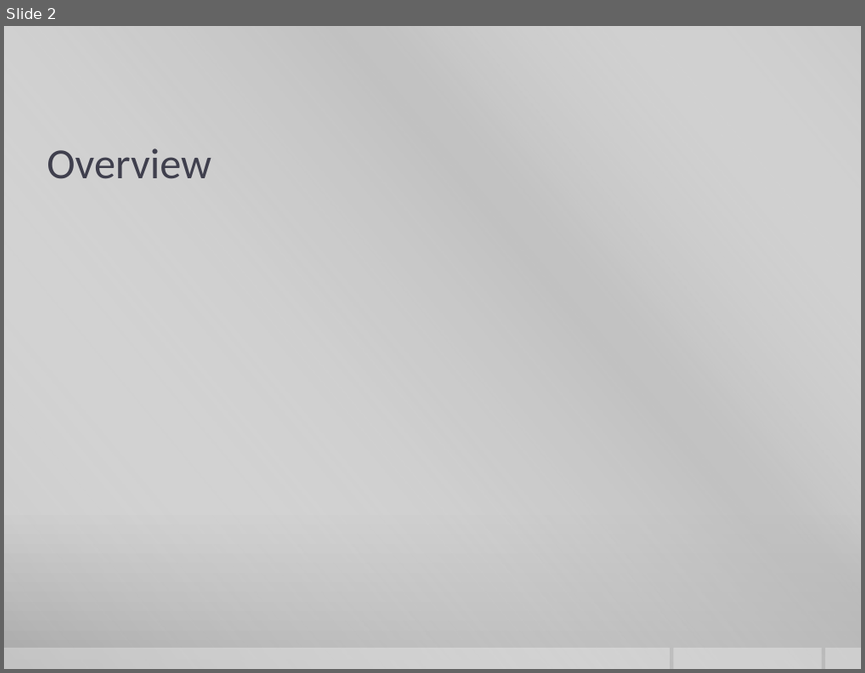
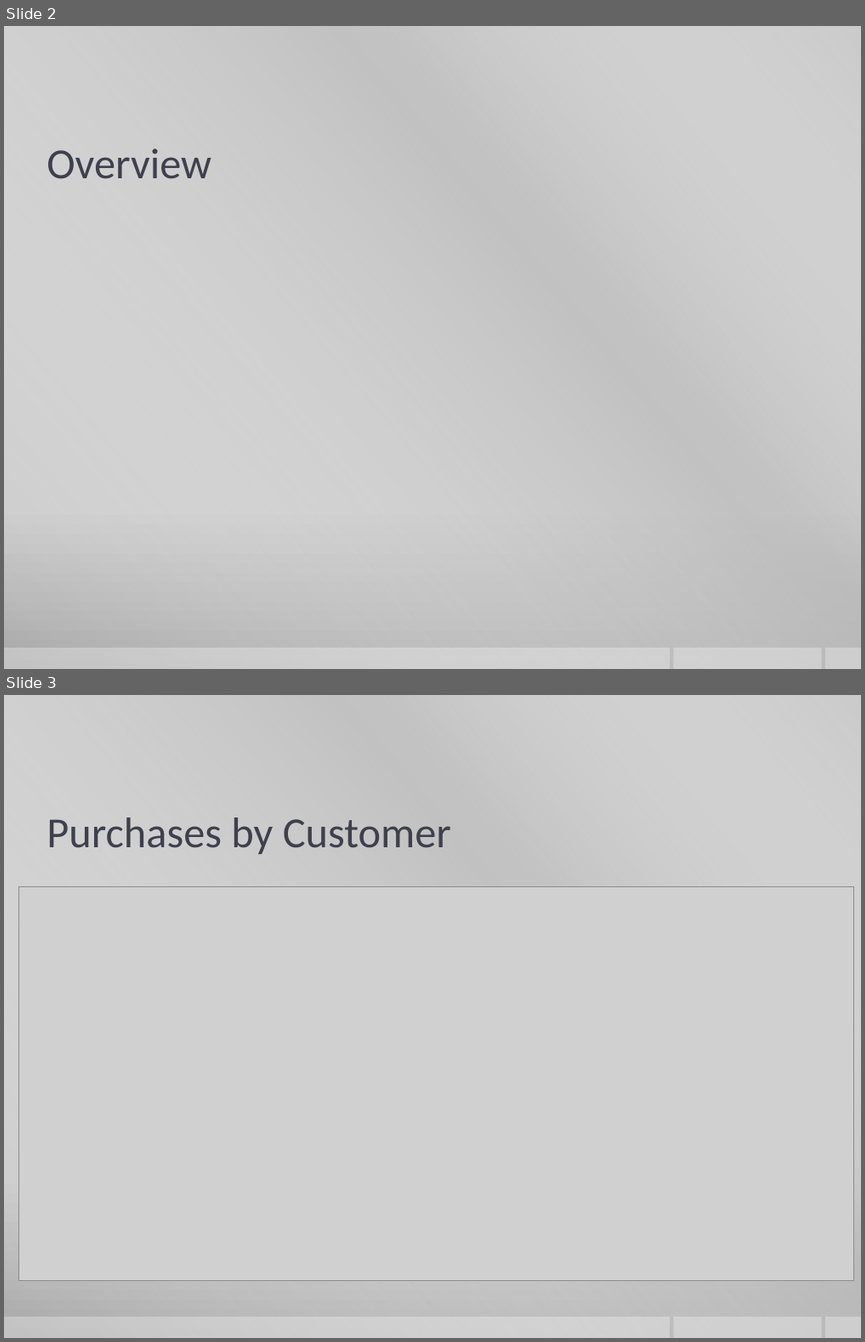
Before and after one commit to curtiskelsey/CS8370Group, a slide deck: Advertising Positioning.pptx. Shown one above the other, each under a label of ours: slide 2 before the commit, slides 2 and 3 after it. The pictures are 865x673 and 865x1342 pixels, drawn with LibreOffice and Linux fonts; fonts in the diff are those of the drawing; grey boxes stand for pictures; background and template pictures are left out. Boxes give left, top, right and bottom in pixels: in the first picture for what was removed or moved away, otherwise in the second. Text is boxed around its words. In the diff, an @@ line names an element or a change of style, - is before the commit and + after.

Commit message:
Added slides to presentation.

```diff
--- a/Advertising Positioning.pptx
+++ b/Advertising Positioning.pptx
@@ slide 3 added at (x1=4, y1=695, x2=861, y2=1338), background gradient #CBCBCB to #C8C8C8 to #A7A7A7; not listed: 4 template elements that a slide beside it also shows @@
@@ title added at (x1=46, y1=817, x2=451, y2=854), 36 pt, text #3F3F4D @@
+Purchases by Customer
@@ picture added at (x1=19, y1=886, x2=854, y2=1280) @@
```
Also in this commit, not shown: 2 other slides added, 1 other file.
